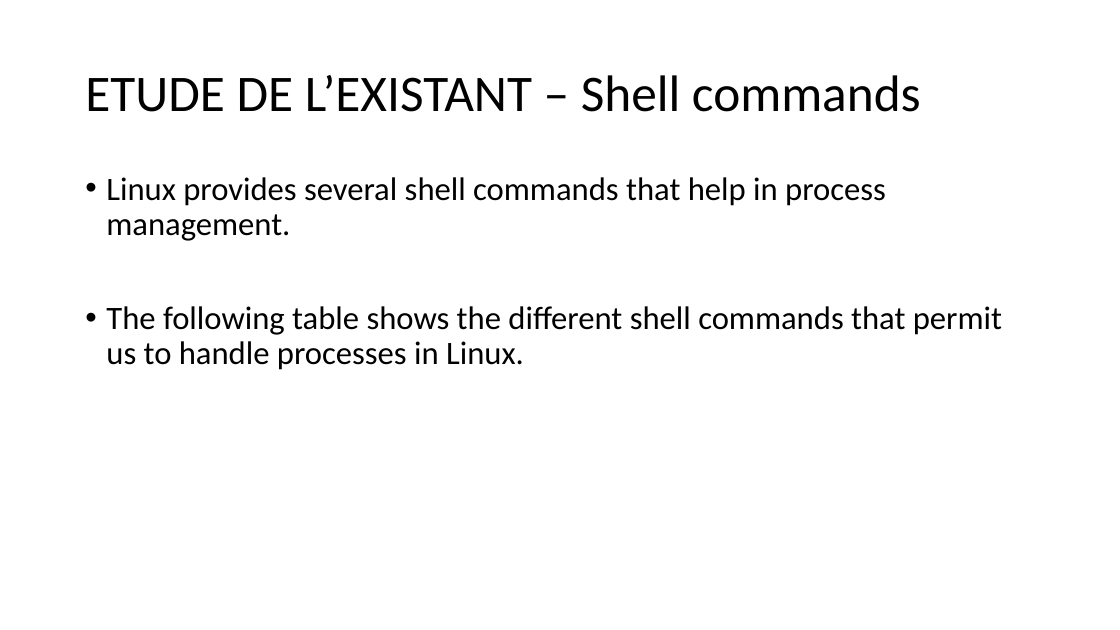
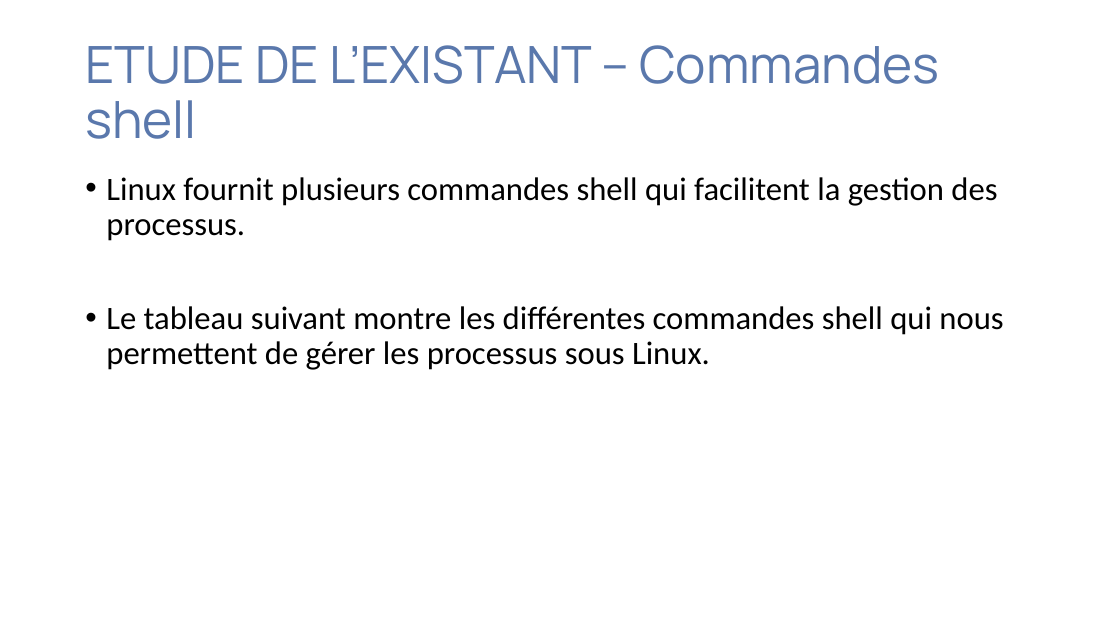
Before and after one commit to Nguh-Prince/TaskMan, a slide deck: slide 6 of documents/CAHIER D’ANALYSES POUR LE GESTIONNAIRE DE TACHES.pptx. Drawn at 1120x630 pixels with LibreOffice and Linux fonts; fonts in the diff are those of the drawing. Boxes give left, top, right and bottom in pixels: in the first picture for what was removed or moved away, otherwise in the second. Text is boxed around its words. In the diff, an @@ line names an element or a change of style, - is before the commit and + after.

```diff
--- a/documents/CAHIER D’ANALYSES POUR LE GESTIONNAIRE DE TACHES.pptx
+++ b/documents/CAHIER D’ANALYSES POUR LE GESTIONNAIRE DE TACHES.pptx
@@ title at bbox=[85, 45, 939, 139]: text changed; font Calibri to Manrope; text colour #000000 to #5A78AC @@
-ETUDE DE L’EXISTANT – Shell commands
+ETUDE DE L’EXISTANT – Commandes shell
@@ text at bbox=[106, 177, 1003, 370]: text changed @@
-• Linux provides several shell commands that help in process management.
-• The following table shows the different shell commands that permit us to handle processes in Linux.
+• Linux fournit plusieurs commandes shell qui facilitent la gestion des processus.
+• Le tableau suivant montre les différentes commandes shell qui nous permettent de gérer les processus sous Linux.
```
Also in this commit, not shown: 14 other slides changed, 2 slides added, 3 slides removed, 57 other files.
